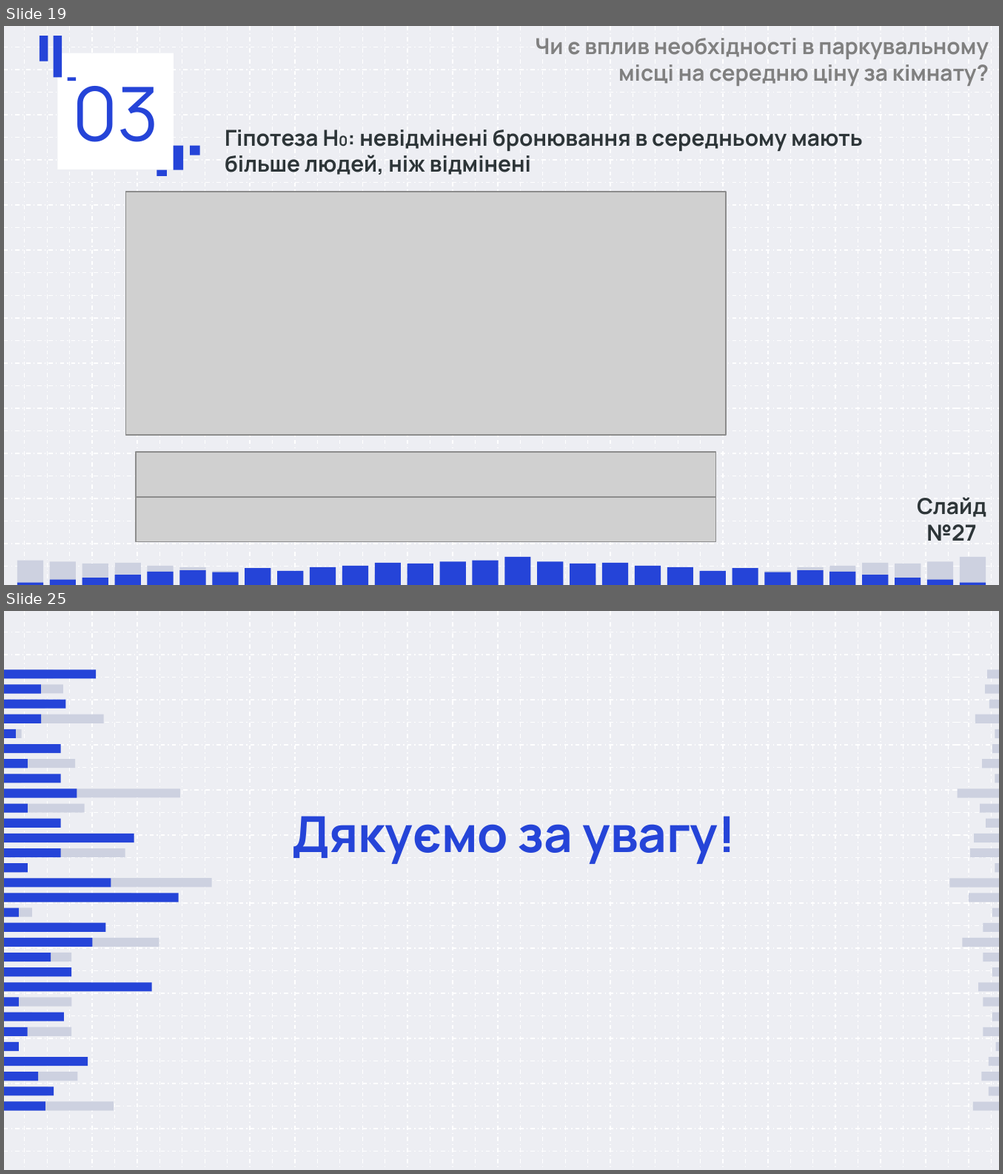
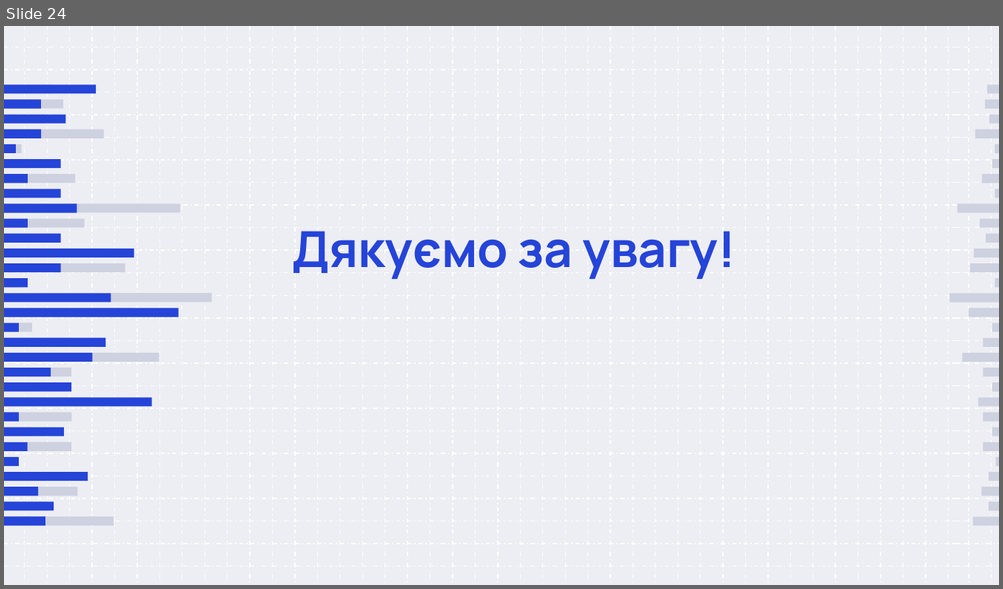
Before and after one commit to damyr-zaichenko/data_analysis_labs, a slide deck: lab3/Лабораторна 3.pptx. Shown one above the other, each under a label of ours: slides 19 and 25 before the commit, slide 24 after it; the slides between them are not shown. The pictures are 1003x1174 and 1003x589 pixels, drawn with LibreOffice and Linux fonts; fonts in the diff are those of the drawing; grey boxes stand for pictures. Boxes give left, top, right and bottom in pixels: in the first picture for what was removed or moved away, otherwise in the second. Text is boxed around its words. In the diff, an @@ line names an element or a change of style, - is before the commit and + after.

```diff
--- a/lab3/Лабораторна 3.pptx
+++ b/lab3/Лабораторна 3.pptx
@@ slide 19 removed at bbox=[4, 26, 999, 585], background #EDEEF3; not listed: 92 template elements that a slide beside it also shows @@
@@ freeform shape removed at bbox=[40, 36, 48, 62] @@
@@ freeform shape removed at bbox=[54, 36, 62, 78] @@
@@ text removed at bbox=[535, 38, 988, 86] @@
-Чи є вплив необхідності в паркувальному місці на середню ціну за кімнату?
@@ title removed at bbox=[58, 53, 173, 170] @@
-03
@@ freeform shape removed at bbox=[68, 78, 77, 82] @@
@@ text removed at bbox=[225, 130, 862, 175] @@
-Гіпотеза H0: невідмінені бронювання в середньому мають більше людей, ніж відмінені
@@ freeform shape removed at bbox=[173, 145, 183, 170] @@
@@ freeform shape removed at bbox=[190, 145, 200, 156] @@
@@ freeform shape removed at bbox=[156, 170, 166, 176] @@
@@ picture removed at bbox=[125, 192, 725, 436] @@
@@ picture removed at bbox=[135, 453, 715, 500] @@
@@ picture removed at bbox=[135, 497, 715, 543] @@
@@ text removed at bbox=[916, 497, 986, 541] @@
-Слайд №27
@@ group removed at bbox=[17, 561, 498, 585]: 15 freeform shapes @@
@@ group removed at bbox=[17, 557, 984, 585]: 30 freeform shapes @@
@@ group removed at bbox=[504, 557, 984, 585]: 15 freeform shapes @@
@@ what was slide 25 is now slide 24 @@
```
Also in this commit, not shown: 12 slides changed, 7 slides added, 7 other slides removed.
